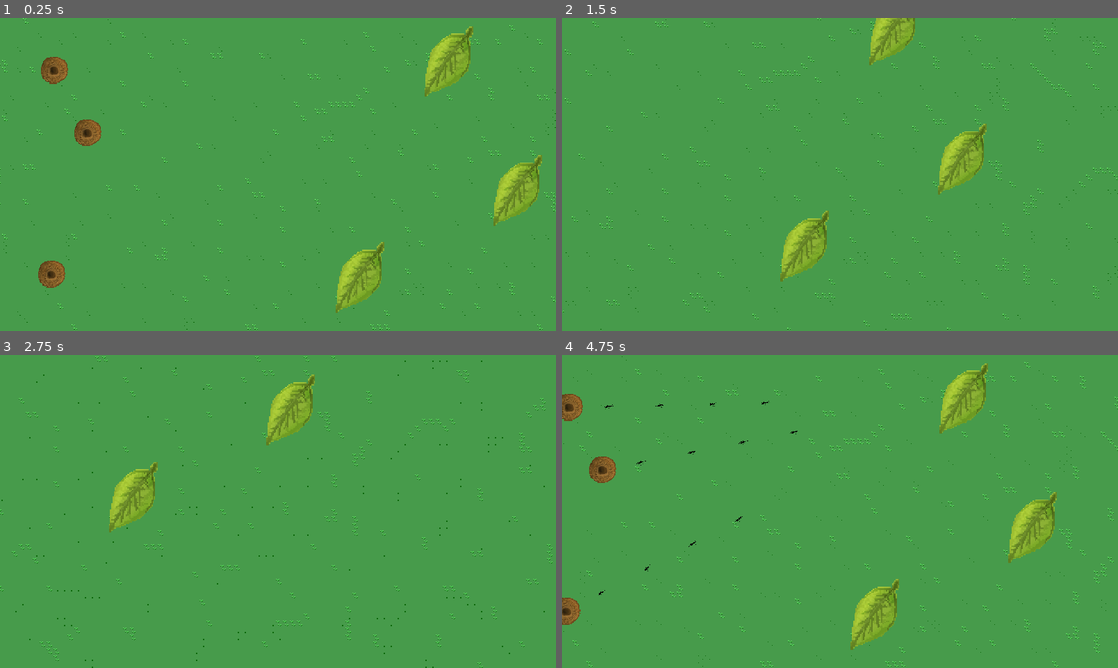
Above: before the commit, frames 1-4 (two rows, left to right).
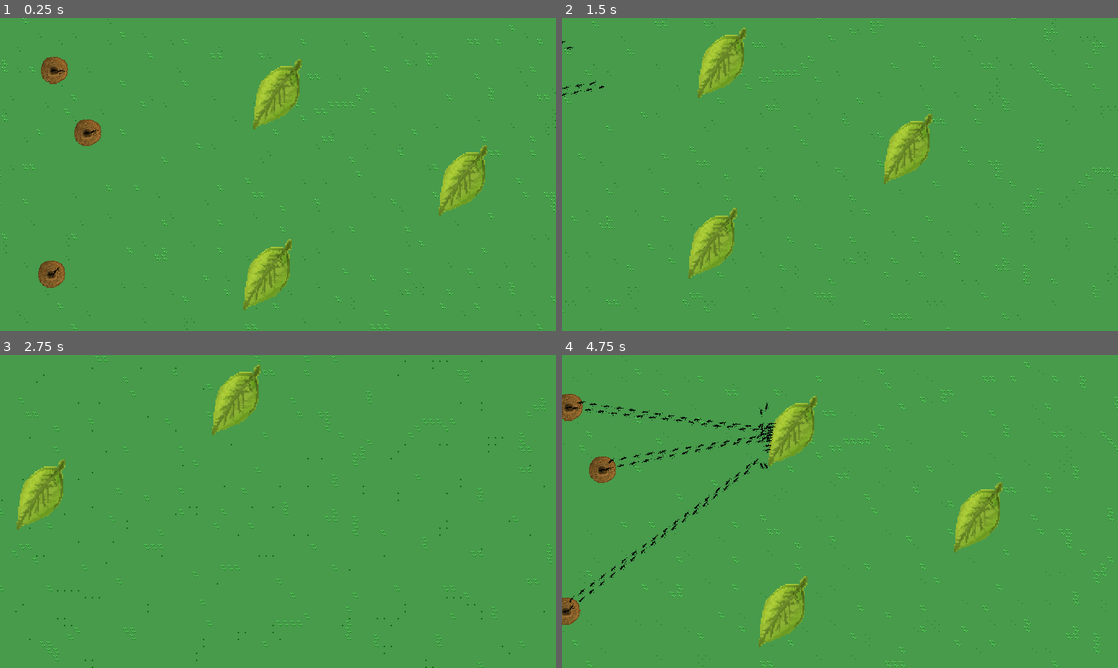
Above: after the commit, the same moments.

Repository: felipefcm/antsimulator-v2
Game: Godot game, scene res://scenarios/ForageFood.tscn
The game is run twice, just before and just after one commit, with the same random seed, the same clock (stepped at 60 frames per second) and the same inputs.
Inputs (mouse positions are in pixels of both pictures, inside the frame that each line leads up to):
- Up to frame 1 (0.25 s): no input
- Up to frame 2 (1.5 s): tap Enter at 0.5 s; move the mouse to (962, 158) at 0.52 s; hold Right (ui_right) 0.53-1.28 s; click (962, 158) at 0.67 s; move the mouse to (728, 190) at 1.27 s; hold Down (ui_down) from 1.28 s (still down)
- Up to frame 3 (2.75 s): move the mouse to (333, 442) at 2.02 s; release Down (ui_down) at 2.03 s; hold Right (ui_right) from 2.03 s (still down)
- Up to frame 4 (4.75 s): move the mouse to (812, 574) at 2.77 s; release Right (ui_right) at 2.78 s; hold Up (ui_up) 2.78-3.53 s; click (812, 574) at 2.92 s; move the mouse to (1006, 558) at 3.52 s; hold Left (ui_left) from 3.53 s (still down); move the mouse to (673, 464) at 4.27 s

The runs differ from the first frame. In frame 1, 7.1% of the frame differs, in the area x 8-98%, y 2-95%; in frame 2, 6.8%; in frame 3, 4.7%; in frame 4, 7.8%, in the area x 0-89%, y 2-95%.

Commit message:
Added Wander behaviour

Diff:
--- a/objects/Ant.tscn
+++ b/objects/Ant.tscn
@@ -1,10 +1,12 @@
-[gd_scene load_steps=7 format=2]
+[gd_scene load_steps=9 format=2]
 
+[ext_resource path="res://scripts/states/ants/CollectingFood.gd" type="Script" id=1]
 [ext_resource path="res://scripts/Ant.gd" type="Script" id=2]
 [ext_resource path="res://behaviours/SteerableBody2D.tscn" type="PackedScene" id=3]
 [ext_resource path="res://scripts/states/ants/Foraging.gd" type="Script" id=4]
 [ext_resource path="res://scripts/StateMachine.gd" type="Script" id=5]
 [ext_resource path="res://images/ant-alt.png" type="Texture" id=6]
+[ext_resource path="res://scripts/states/ants/None.gd" type="Script" id=7]
 
 [sub_resource type="CapsuleShape2D" id=1]
 radius = 6.30468
@@ -34,5 +36,11 @@
 subject = NodePath("..")
 initialState = NodePath("Foraging")
 
+[node name="None" type="Node" parent="StateMachine"]
+script = ExtResource( 7 )
+
 [node name="Foraging" type="Node" parent="StateMachine"]
 script = ExtResource( 4 )
+
+[node name="CollectingFood" type="Node" parent="StateMachine"]
+script = ExtResource( 1 )
--- a/objects/Nest.tscn
+++ b/objects/Nest.tscn
@@ -18,6 +18,7 @@
 texture = ExtResource( 1 )
 
 [node name="SpawnTimer" type="Timer" parent="."]
+wait_time = 0.125
 autostart = true
 
 [node name="Area2D" type="Area2D" parent="."]
--- a/project.godot
+++ b/project.godot
@@ -23,11 +23,17 @@
 "class": "State",
 "language": "GDScript",
 "path": "res://scripts/states/State.gd"
+}, {
+"base": "Node",
+"class": "StateMachine",
+"language": "GDScript",
+"path": "res://scripts/StateMachine.gd"
 } ]
 _global_script_class_icons={
 "Ant": "",
 "Food": "",
-"State": ""
+"State": "",
+"StateMachine": ""
 }
 
 [application]
@@ -35,6 +41,10 @@
 config/name="SteeringBehaviours"
 run/main_scene="res://scenarios/ForageFood.tscn"
 config/icon="res://icon.png"
+
+[autoload]
+
+Simulator="*res://scripts/Simulator.gd"
 
 [display]
 
@@ -116,4 +126,5 @@
 
 [rendering]
 
+quality/filters/msaa=2
 environment/default_environment="res://default_env.tres"
--- a/scenarios/ForageFood.tscn
+++ b/scenarios/ForageFood.tscn
@@ -50,13 +50,13 @@
 }
 
 [node name="Leaf" parent="Food" instance=ExtResource( 3 )]
-position = Vector2( 1030.75, 100.7 )
+position = Vector2( 636.58, 175.657 )
 
 [node name="Leaf2" parent="Food" instance=ExtResource( 3 )]
-position = Vector2( 826.5, 597.55 )
+position = Vector2( 614.553, 591.088 )
 
 [node name="Leaf3" parent="Food" instance=ExtResource( 3 )]
-position = Vector2( 1189.4, 397.1 )
+position = Vector2( 1064.04, 373.837 )
 
 [node name="Walls" type="Node2D" parent="."]
 __meta__ = {
--- a/scripts/Ant.gd
+++ b/scripts/Ant.gd
@@ -4,13 +4,24 @@
 onready var steeringObj = $SteerableBody2D;
 onready var stateMachine = $StateMachine;
 
+export (int) var foodCapacity = 1;
+
+signal collided;
+
 func _ready():
 	add_to_group('ants');
-	# stateMachine.setInitialState();
 	stateMachine.changeState('Foraging');
+	# steeringObj.setMode('Wander');
 
 func _physics_process(delta):
+
 	stateMachine.update(delta);
+
+	var numCollisions = steeringObj.get_slide_count();
+	if(numCollisions > 0):
+		for collisionIdx in range(numCollisions):
+			var collision: KinematicCollision2D = steeringObj.get_slide_collision(collisionIdx);
+			emit_signal('collided', self, collision);
 
 func findClosestFood():
 
@@ -22,6 +33,7 @@
 		var closestDstSq;
 
 		for foodObj in food:
+			if(!is_instance_valid(foodObj)): continue;
 			var dstSq = position.distance_squared_to(foodObj.position);
 			if(!closestFood || dstSq < closestDstSq):
 				closestFood = foodObj;
--- a/scripts/Food.gd
+++ b/scripts/Food.gd
@@ -6,7 +6,7 @@
 signal depleted;
 
 func _ready():
-	add_to_group('food');
+	$'..'.add_to_group('food');
 
 func collect(collectAmount):
 	amount = max(amount - collectAmount, 0);
--- a/scripts/Leaf.gd
+++ b/scripts/Leaf.gd
@@ -3,6 +3,7 @@
 onready var food = $Food;
 
 func _ready():
+	add_to_group('leaves');
 	food.connect('depleted', self, 'foodDepleted');
 
 func foodDepleted():
--- a/scripts/Nest.gd
+++ b/scripts/Nest.gd
@@ -8,7 +8,7 @@
 	add_to_group('nests');
 
 func _on_SpawnTimer_timeout():
-	if(ant):
+	if(ant && Simulator.numAnts < Simulator.maxAnts):
 		var antInstance = ant.instance();
 		add_child(antInstance);
 		emit_signal('antSpawned', antInstance);
--- a/scripts/Scenario.gd
+++ b/scripts/Scenario.gd
@@ -1,7 +1,6 @@
 extends Node2D
 
 export (NodePath) var antsLabel;
-var numAnts = 0;
 
 func _ready():
 	var nests = get_tree().get_nodes_in_group('nests');
@@ -9,5 +8,5 @@
 		nest.connect('antSpawned', self, 'onAntSpawned');
 
 func onAntSpawned(ant):
-	numAnts += 1;
-	get_node(antsLabel).text = 'Ants: ' + var2str(numAnts);
+	Simulator.numAnts += 1;
+	get_node(antsLabel).text = 'Ants: ' + var2str(Simulator.numAnts);
--- /dev/null
+++ b/scripts/Simulator.gd
@@ -0,0 +1,4 @@
+extends Node
+
+var maxAnts = 800;
+var numAnts = 0;
--- a/scripts/StateMachine.gd
+++ b/scripts/StateMachine.gd
@@ -3,37 +3,26 @@
 
 export (NodePath) var subject;
 
-signal beforeEnteringState;
-signal afterEnteringState;
-signal beforeExitingState;
-signal afterExitingState;
-
 var currentState: State;
-export (NodePath) var initialState;
 
 func _ready():
 	subject = get_node(subject);
 
-func setInitialState():
-	currentState = get_node(initialState);
-	currentState.enter(subject);
-
-func changeState(newStateName: String):
+func changeState(newStateName: String, params: Dictionary = {}):
 
 	var newState = get_node(newStateName);
 
 	if(currentState):
-		emit_signal('beforeExitingState', currentState);
-		currentState.exit(subject, newState);
-		emit_signal('afterExitingState', currentState);
+		currentState.exit(newState);
+		subject.disconnect('collided', currentState, 'onCollided');
 
 	currentState = newState;
 
 	if(newState):
-		emit_signal('beforeEnteringState', newState);
-		newState.enter(subject);
-		emit_signal('afterEnteringState', newState);
+		newState.subject = subject;
+		newState.enter(params);
+		subject.connect('collided', currentState, 'onCollided');
 
 func update(delta):
 	if(currentState):
-		currentState.update(subject, delta);
+		currentState.update(delta);
--- a/scripts/behaviours/Seek.gd
+++ b/scripts/behaviours/Seek.gd
@@ -1,5 +1,7 @@
 
 func calculateSteeringForce(steeringObj, target):
+
+	if(!is_instance_valid(target)): return Vector2.ZERO;
 
 	var desiredVelocity = target.global_position - steeringObj.global_position;
 	desiredVelocity = desiredVelocity.normalized() * steeringObj.maxSpeed;
--- a/scripts/behaviours/SteerableBody2D.gd
+++ b/scripts/behaviours/SteerableBody2D.gd
@@ -1,16 +1,22 @@
 extends KinematicBody2D
 
 export (String, 'None', 'Seek') var mode;
-onready var Behaviours = {
+
+var Behaviours = {
 	'None': null,
 	'Seek': preload('res://scripts/behaviours/Seek.gd').new(),
+	'Wander': preload('res://scripts/behaviours/Wander.gd').new(),
 };
 
 export (int) var maxSpeed = 80;
+export (float) var maxForce = 420;
 export (NodePath) var targetNode;
 
 var velocity = Vector2.ZERO;
 var target;
+
+var maxSpeedOffset = 0;
+var behaviourParams = {};
 
 var behaviour;
 
@@ -29,14 +35,9 @@
 
 	if(behaviour):
 		var steeringForce = behaviour.calculateSteeringForce(self, target);
-		velocity = velocity + steeringForce;
+		velocity = velocity + steeringForce.normalized() * maxForce * delta;
 	else:
 		velocity = Vector2.ZERO;
 
 	rotation = velocity.angle();
-	velocity = move_and_slide(velocity.normalized() * maxSpeed);
-
-	update();
-
-# func _draw():
-	# draw_line(Vector2.ZERO, velocity, Color.red);
+	velocity = move_and_slide(velocity.normalized() * (maxSpeed + maxSpeedOffset));
--- /dev/null
+++ b/scripts/behaviours/Wander.gd
@@ -0,0 +1,21 @@
+
+export (float) var circleDistance := 3;
+export (float) var circleRadius := 6;
+export (float) var maxAngleChange := 0.1;
+
+func calculateSteeringForce(steeringObj, target):
+
+	if(!steeringObj.behaviourParams.has('wanderAngle')):
+		steeringObj.behaviourParams.wanderAngle = rand_range(0, PI * 2);
+
+	var wanderAngle = steeringObj.behaviourParams.wanderAngle;
+
+	if(steeringObj.velocity.length() <= 5):
+		steeringObj.velocity = Vector2(randf(), randf());
+
+	var circleCenter = steeringObj.velocity.normalized() * circleDistance;
+	var displacement = (Vector2(0, 1) * circleRadius).rotated(wanderAngle);
+
+	wanderAngle += rand_range(0, maxAngleChange);
+
+	return circleCenter + displacement;
--- a/scripts/states/State.gd
+++ b/scripts/states/State.gd
@@ -1,11 +1,16 @@
 extends Node
 class_name State
 
-func enter(_obj: Node):
+var subject;
+
+func enter(_params: Dictionary):
 	pass;
 
-func exit(_obj: Node, _nextState: State):
+func exit(_nextState: State):
 	pass;
 
-func update(_obj: Node, _delta: float):
+func update(_delta: float):
 	pass;
+
+func onCollided(_obj: Node, _collision: KinematicCollision2D):
+	pass
--- /dev/null
+++ b/scripts/states/ants/CollectingFood.gd
@@ -0,0 +1,22 @@
+extends State
+
+var collectTimer = 0;
+var food;
+
+func enter(params: Dictionary):
+	var ant = subject as Ant;
+	food = params.food;
+	ant.steeringObj.setMode('None');
+
+func update(delta: float):
+
+	var ant = subject as Ant;
+
+	if(!is_instance_valid(food)):
+		ant.stateMachine.changeState('Foraging');
+		return;
+
+	collectTimer += delta;
+	if(collectTimer >= 1 && is_instance_valid(food)):
+		(food as Food).collect(ant.foodCapacity);
+		collectTimer = 0;
--- a/scripts/states/ants/Foraging.gd
+++ b/scripts/states/ants/Foraging.gd
@@ -1,18 +1,34 @@
 extends State
 
-func enter(obj: Node):
+var closestFood;
 
-	var ant = obj as Ant;
-	# ant.connect(
+func enter(_params: Dictionary):
 
-	var closestFood = ant.findClosestFood();
-	if(closestFood):
+	var ant = subject as Ant;
+	closestFood = ant.findClosestFood();
+
+func exit(_nextState: State):
+	var ant = subject as Ant;
+	ant.steeringObj.setMode('Wander');
+
+func update(delta: float):
+
+	var ant = subject as Ant;
+
+	if(is_instance_valid(closestFood)):
 		ant.steeringObj.setTarget(closestFood);
 		ant.steeringObj.setMode('Seek');
+	else:
+		closestFood = ant.findClosestFood();
+		if(!is_instance_valid(closestFood)):
+			ant.stateMachine.changeState('Wander');
 
-func exit(obj: Node, _nextState: State):
-	var ant = obj as Ant;
-	ant.steeringObj.setMode('None');
+func onCollided(obj: Node, collision: KinematicCollision2D):
 
-func update(obj: Node, delta: float):
-	var ant = obj as Ant;
+	var ant = subject as Ant;
+	var node = collision.collider as Node2D;
+
+	if(!is_instance_valid(node)): return;
+
+	if(node.is_in_group('food')):
+		ant.stateMachine.changeState('CollectingFood', { 'food': node.get_node('Food') });
--- /dev/null
+++ b/scripts/states/ants/None.gd
@@ -0,0 +1,4 @@
+extends State
+
+func enter(params: Dictionary = {}):
+	var ant = subject as Ant;
